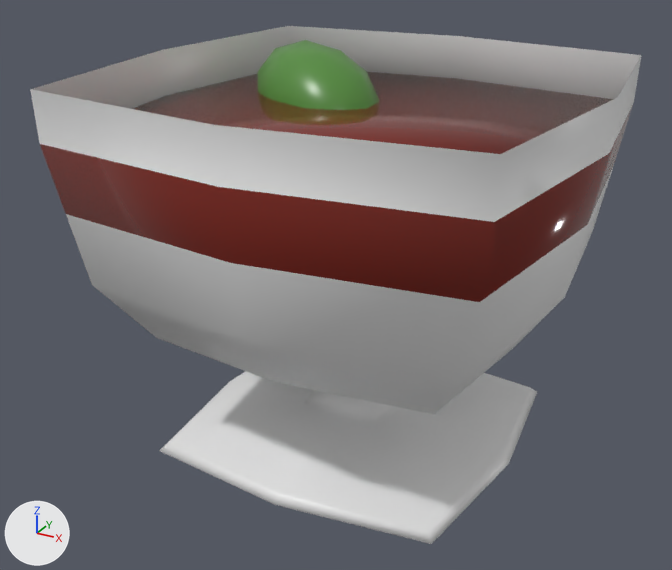
Before and after pictures for a commit that changed the FBX model Assets/Meshes/food/dessert red and white.fbx.
One viewpoint serves both versions: a 50 mm camera at (0.1048, -0.2039, 0.1424) aimed at (-0.0042, -0.0057, 0.0433). Lighting does not change. The marker at lower left points along +X, +Y and +Z.

Names of what the first picture shows: 'dessert red and white'.
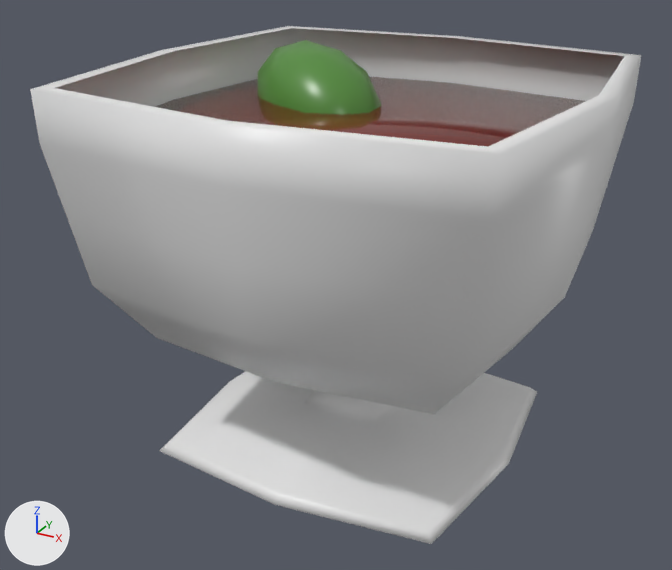
Commit message: added more depth to the dessert assets

What differs and where, as boxes (x1, y1, x2, y2) in the pictures (672 x 570 px):
part 1 of me_plane_005, added: after (155, 76, 585, 147)
part 2 of me_plane_005, built on: before (132, 72, 613, 154); after (31, 26, 641, 154)
part 3 of me_plane_005, recoloured (red to white): (40, 107, 632, 302) in both

What changed in the scene script:
```text
Change me_plane_005:
    used by ob_dessert_red_and_white; location = (0.0, 0.0, 0.0)
    remove me_plane_005.from_pydata(...)  # 132 vertices, 168 faces; spans x -0.0616..0.0616, y -0.0616..0.0616, z 0.0..0.1001
    add me_plane_005.from_pydata(...)  # 180 vertices, 208 faces; spans x -0.0616..0.0616, y -0.0616..0.0616, z 0.0..0.1001
    me_plane_005 part 1: a new loose piece of 41 vertices spanning x -0.0592..0.0592, y -0.0592..0.0592, z 0.0292..0.0856
    me_plane_005 part 2
    1 vertex is removed from x 0.0, y 0.0, z 0.0866
    4 faces are deleted
    8 vertices are added at x -0.0575..0.0575, y -0.0575..0.0575, z 0.099
    8 new faces join them, mat_glass (white #e7e7e7)
    me_plane_005 part 3: 8 faces spanning x -0.0612..0.0612, y -0.0612..0.0612, z 0.0693..0.0866 switch from mat_dessert_red (dark red #761e12) to mat_glass (white #e7e7e7)
```
